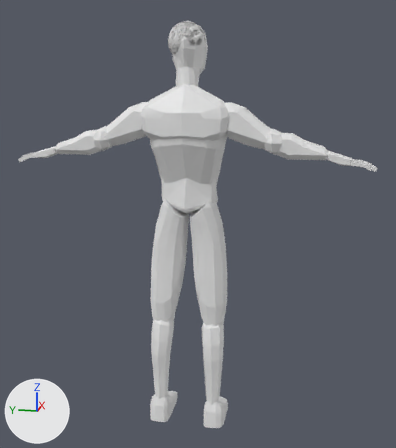
The FBX model test6/Assets/Game Assets/Models/1human.fbx as it was, and as the next commit left it.
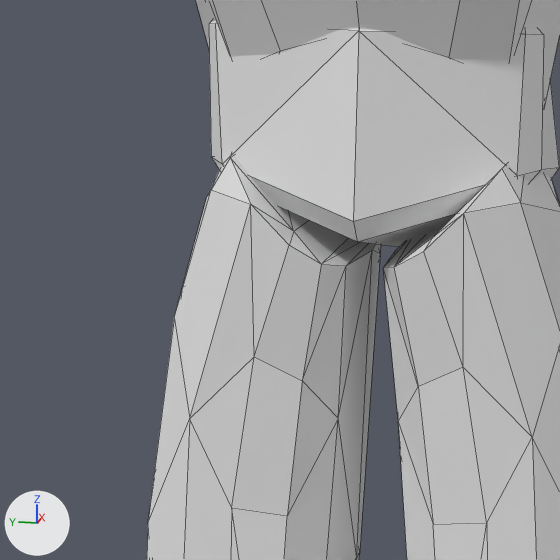
The first picture shows the older version from a camera (50 mm lens) standing at (-4.225, -0.935, 1.148) and looking at (0.059, -0.078, 0.077). The close-ups show both versions on the part from 32% to 55% of the width and 39% to 59% of the height of that picture. Lighting does not change. The marker at lower left points along +X, +Y and +Z. The close-ups show mesh edges as thin lines. Where no turn or scale is listed for an object, it has been applied to the vertices. Vertices at the same position are counted once.

The scene before the commit, as lines of its bpy script (objects in view):
```python
me_cube_001 = bpy.data.meshes.new('Cube.001')
me_cube_001.from_pydata(...)  # 1084 vertices, 1171 faces; spans x -0.22..0.28, y -1.43..1.44, z -1.64..1.65
ob_cube = bpy.data.objects.new('Cube', me_cube_001)
ob_cube.location = (0.0, -0.009, 0.0)
```
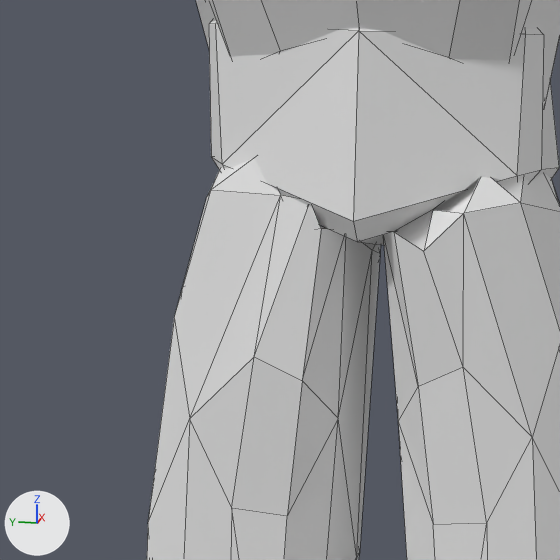
What the commit changed:
me_cube_001 has 1084 vertices, 1171 faces and spans x -0.22..0.28, y -1.43..1.44, z -1.64..1.65.
me_cube_001 is used by ob_cube; location (0.0, -0.009, 0.0).
me_cube_001 part 1: the 1 vertex in x -0.07, y -0.09, z 0.2 is moved by (0.0, 0.0, 0.04).
me_cube_001 part 2: all 4 vertices in x -0.11..-0.06, y -0.05..0.05, z 0.16..0.17 are moved by (0.0, 0.0, 0.05).
me_cube_001 part 3: the 1 vertex in x -0.06, y 0.18, z 0.29 is moved by (0.01, -0.04, 0.01).
me_cube_001 part 4: the 1 vertex in x -0.06, y -0.18, z 0.29 is moved by (0.02, 0.03, -0.01).
me_cube_001 part 5: the 1 vertex in x -0.11, y 0.09, z 0.2 is moved by (0.03, -0.02, 0.05).
me_cube_001 part 6: the 1 vertex in x -0.11, y 0.14, z 0.25 is moved by (0.04, -0.03, 0.01).

Boxes (x1, y1, x2, y2) around the edits, measured in the close-ups (560 x 560 px; the box of a moved part takes in the faces that stretch with it):
part 1 of me_cube_001, moved or reshaped: before (395, 216, 459, 267); after (394, 210, 463, 251)
part 2 of me_cube_001, moved or reshaped: before (294, 220, 463, 421); after (302, 225, 463, 421)
part 3 of me_cube_001, moved or reshaped: before (212, 153, 293, 230); after (211, 158, 254, 190)
part 4 of me_cube_001, moved or reshaped: before (437, 163, 524, 234); after (433, 177, 524, 213)
part 5 of me_cube_001, moved or reshaped: before (254, 232, 321, 380); after (254, 206, 321, 380)
part 6 of me_cube_001, moved or reshaped: before (174, 158, 294, 418); after (174, 159, 309, 418)
